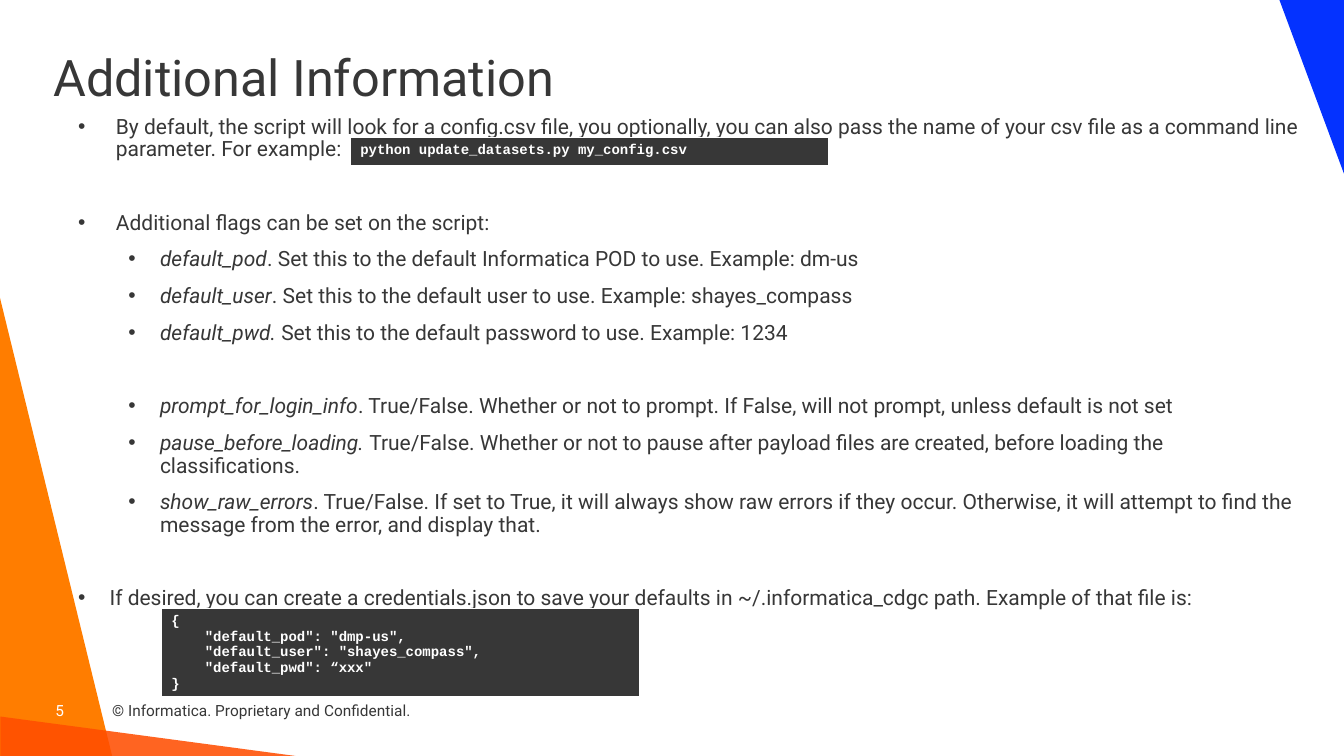
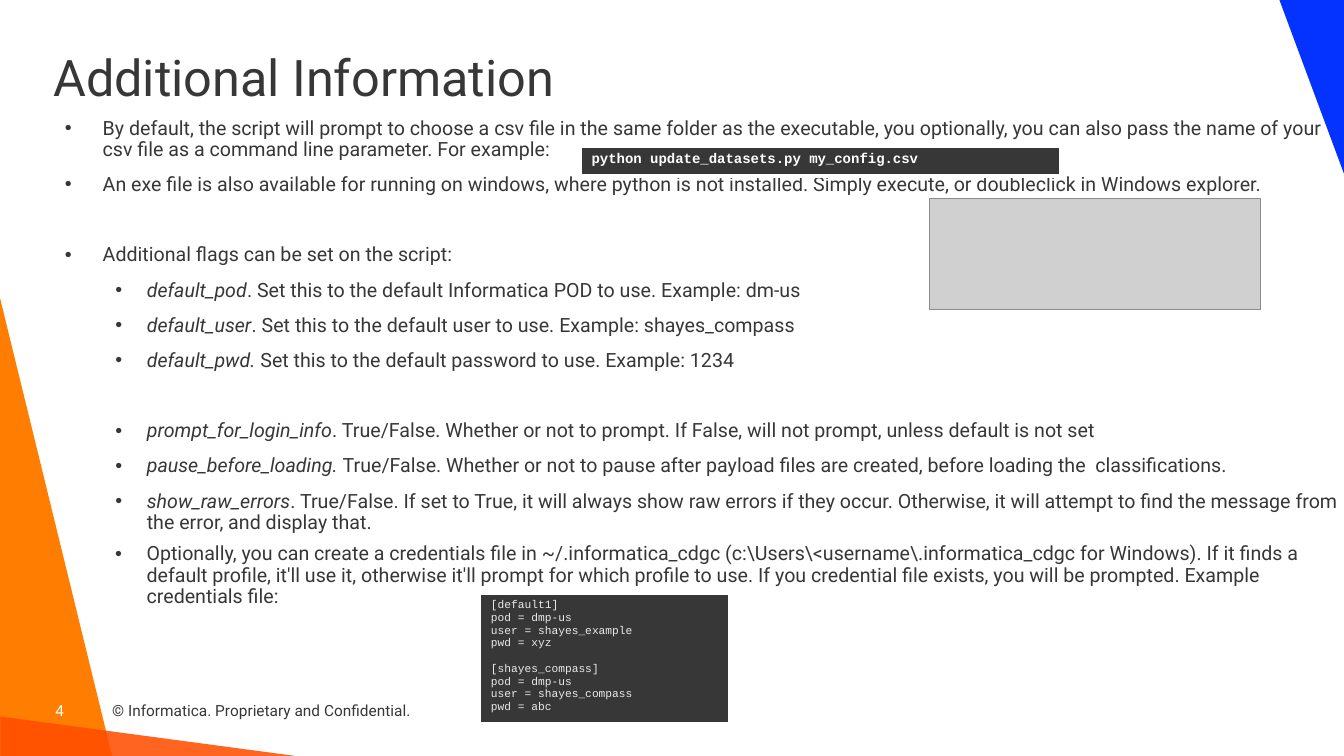
Before and after one commit to haystraw/Dataset_Element_Automation, a slide deck: slide 4 of Dataset Element Automation.pptx (slide 5 before the commit). Drawn at 1344x756 pixels with LibreOffice and Linux fonts; fonts in the diff are those of the drawing; grey boxes stand for pictures; background and template pictures are left out. Boxes give left, top, right and bottom in pixels: in the first picture for what was removed or moved away, otherwise in the second. Text is boxed around its words. In the diff, an @@ line names an element or a change of style, - is before the commit and + after.

Commit message:
Version 20241202 Updated so script will prompt for config file, and will use profiles in ~/.informatica_cdgc/credentials Also optimized for use with pyinstaller for Windows

```diff
--- a/Dataset Element Automation.pptx
+++ b/Dataset Element Automation.pptx
@@ text "By default, the script will ...": place and size @@
-text "By default, the script will ..." at box(110, 118, 1298, 612)
+text "By default, the script will ..." at box(103, 120, 1338, 533)
@@ text at box(103, 120, 1321, 195): text changed; size 15 to 14 pt @@
-• By default, the script will look for a config.csv file, you optionally, you can also pass the name of your csv file as a command line parameter. For example:
+• By default, the script will prompt to choose a csv file in the same folder as the executable, you optionally, you can also pass the name of your csv file as a command line parameter. For example:
+• An exe file is also available for running on windows, where python is not installed. Simply execute, or doubleclick in Windows explorer.
@@ table: place and size @@
-table at box(350, 137, 829, 166)
+table at box(582, 147, 1061, 176)
@@ picture added at box(929, 199, 1260, 310) @@
@@ text at box(103, 246, 1338, 533): size 15 to 14 pt in "Additional flags can be set on the ...", "default_pod. Set this to the default Informatica ...", "default_user. Set this to the default user ...", "default_pwd. Set this to the default password ..." and 3 more places @@
@@ text added at box(147, 544, 1298, 603), 14 pt, text #373737 @@
+• Optionally, you can create a credentials file in ~/.informatica_cdgc (c:\Users\<username\.informatica_cdgc for Windows). If it finds a default profile, it'll use it, otherwise it'll prompt for which profile to use. If you credential file exists, you will be prompted. Example credentials file:
@@ text at box(110, 589, 1192, 612): paragraph removed @@
-• If desired, you can create a credentials.json to save your defaults in ~/.informatica_cdgc path. Example of that file is:
@@ table added at box(481, 594, 728, 725), 1 rows, 1 columns @@
+[default1] / pod = dmp-us / user = shayes_example / pwd = xyz / [shayes_compass] / pod = dmp-us / user = shayes_compass / pwd = abc
@@ table removed at box(161, 609, 640, 703), 1 rows, 1 columns @@
-{ / "default_pod": "dmp-us", / "default_user": "shayes_compass", / "default_pwd": “xxx" / }
@@ page number at box(55, 705, 64, 716): text changed @@
-5
+4
```
Also in this commit, not shown: 2 other slides changed, 1 slide removed, 1 other file.
